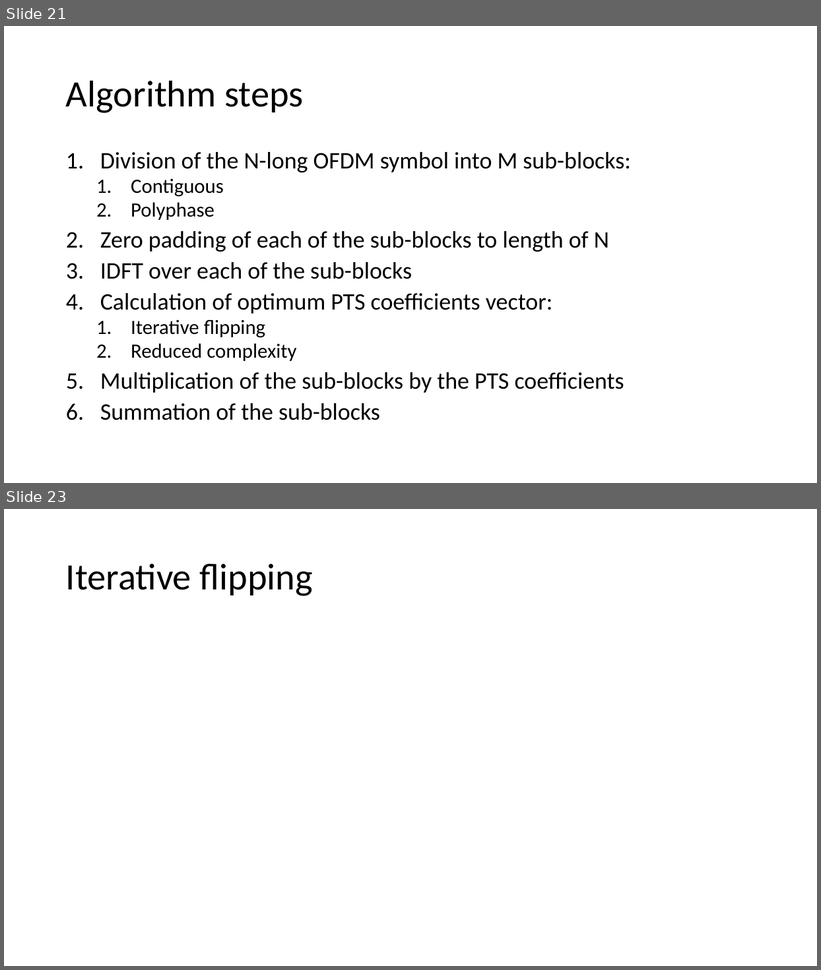
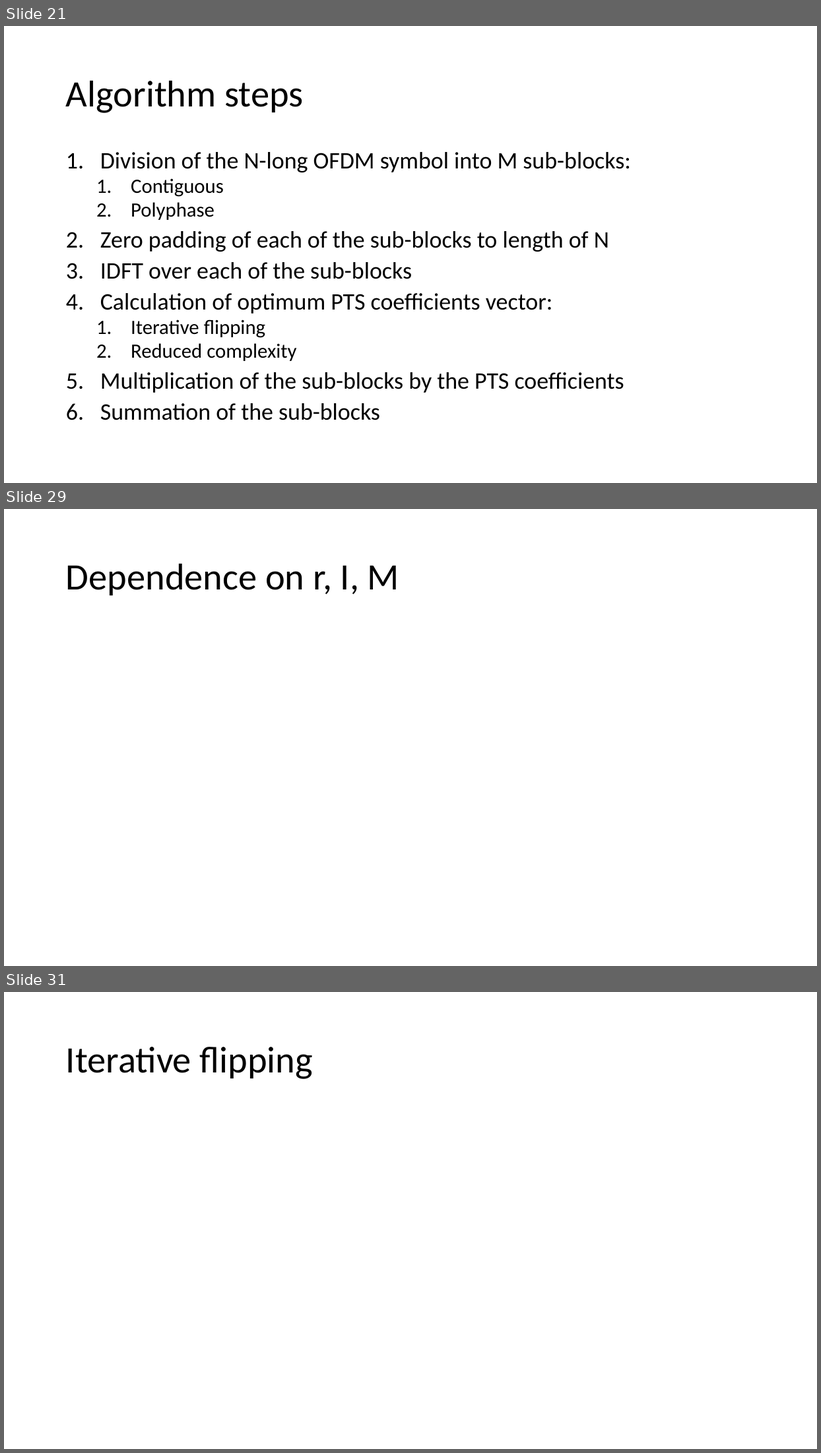
Before and after one commit to liorkissos/VLF-Simulations, a slide deck: PAPR Reduction- PTS.pptx. Shown one above the other, each under a label of ours: slides 21 and 23 before the commit, slides 21, 29 and 31 after it; the slides between them are not shown. The pictures are 821x970 and 821x1453 pixels, drawn with LibreOffice and Linux fonts; fonts in the diff are those of the drawing. Boxes give left, top, right and bottom in pixels: in the first picture for what was removed or moved away, otherwise in the second. Text is boxed around its words. In the diff, an @@ line names an element or a change of style, - is before the commit and + after.

```diff
--- a/PAPR Reduction- PTS.pptx
+++ b/PAPR Reduction- PTS.pptx
@@ slide 29 added at (4,509,817,966), background #FFFFFF @@
@@ title added at (66,563,399,595), 44 pt, text #000000 @@
+Dependence on r, I, M
@@ what was slide 23 is now slide 31 @@
```
Also in this commit, not shown: 2 slides changed, 7 other slides added, 10 other files.
